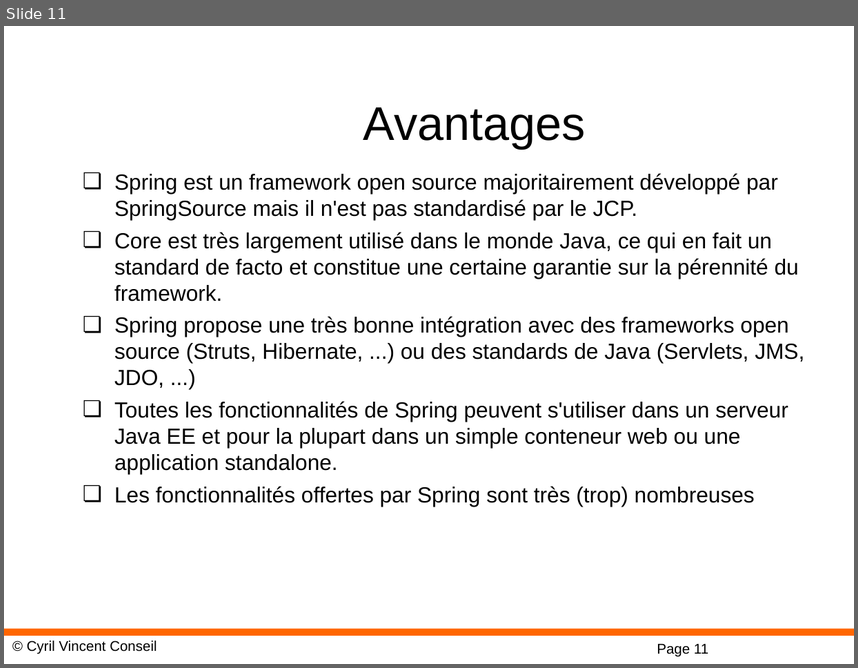
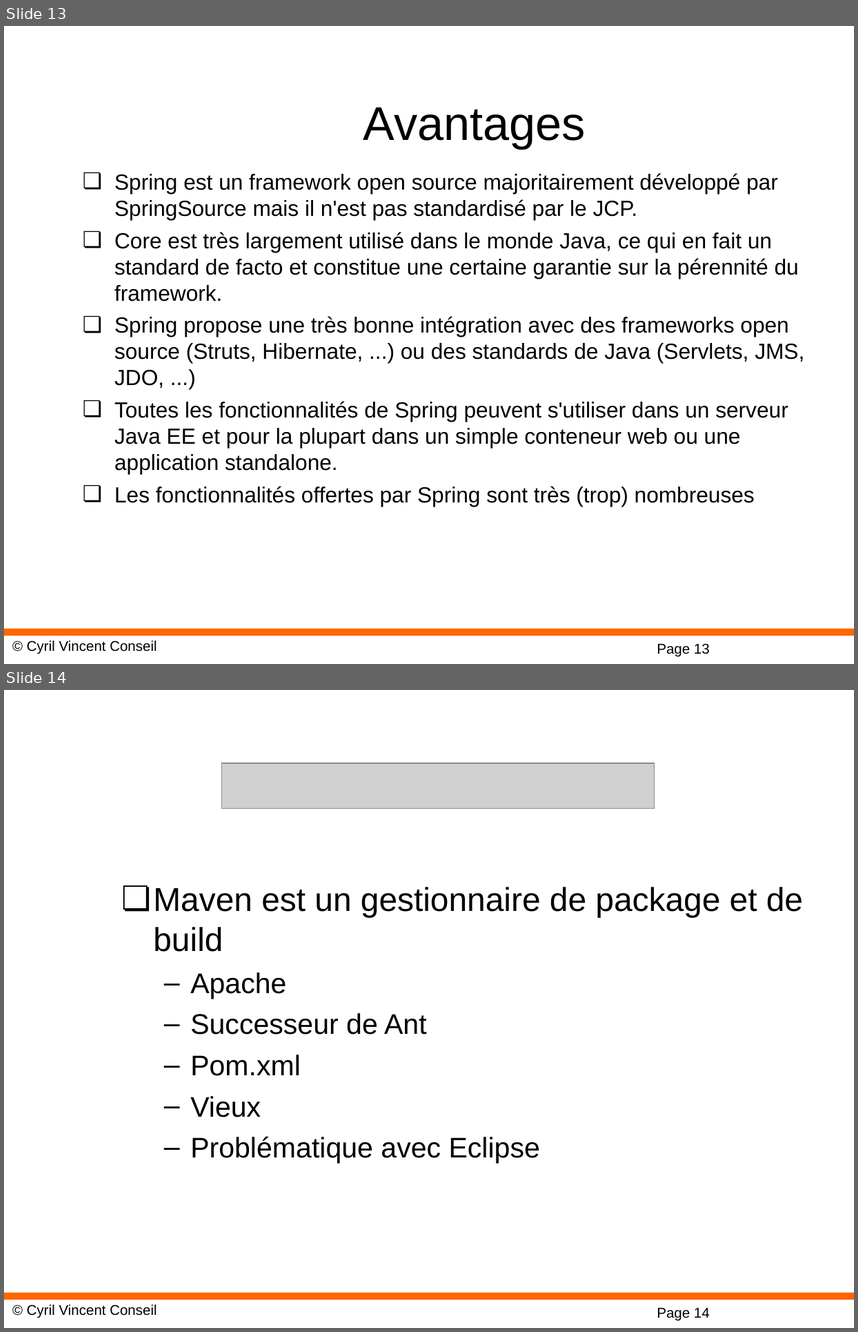
Before and after one commit to cyrilvincent/spring, a slide deck: ppt/01-SpringIntro.ppt. Shown one above the other, each under a label of ours: slide 11 before the commit, slides 13 and 14 after it. The pictures are 858x668 and 858x1332 pixels, drawn with LibreOffice and Linux fonts; fonts in the diff are those of the drawing; grey boxes stand for pictures; background and template pictures are left out. Boxes give left, top, right and bottom in pixels: in the first picture for what was removed or moved away, otherwise in the second. Text is boxed around its words. In the diff, an @@ line names an element or a change of style, - is before the commit and + after.

```diff
--- a/ppt/01-SpringIntro.ppt
+++ b/ppt/01-SpringIntro.ppt
@@ slide 14 added at box(4, 690, 854, 1328), background #FFFFFF; not listed: 3 template elements that a slide beside it also shows @@
@@ picture added at box(221, 763, 654, 808) @@
@@ text added at box(153, 887, 803, 1163), 24 pt, text #000000 @@
+❏ Maven est un gestionnaire de package et de build
+  – Apache
+  – Successeur de Ant
+  – Pom.xml
+  – Vieux
+  – Problématique avec Eclipse
@@ what was slide 11 is now slide 13 @@
@@ page number at box(657, 643, 710, 657): text changed @@
-Page 11
+Page 13
```
Also in this commit, not shown: 4 slides changed, 4 other slides added, 2 slides removed, 14 other files.
